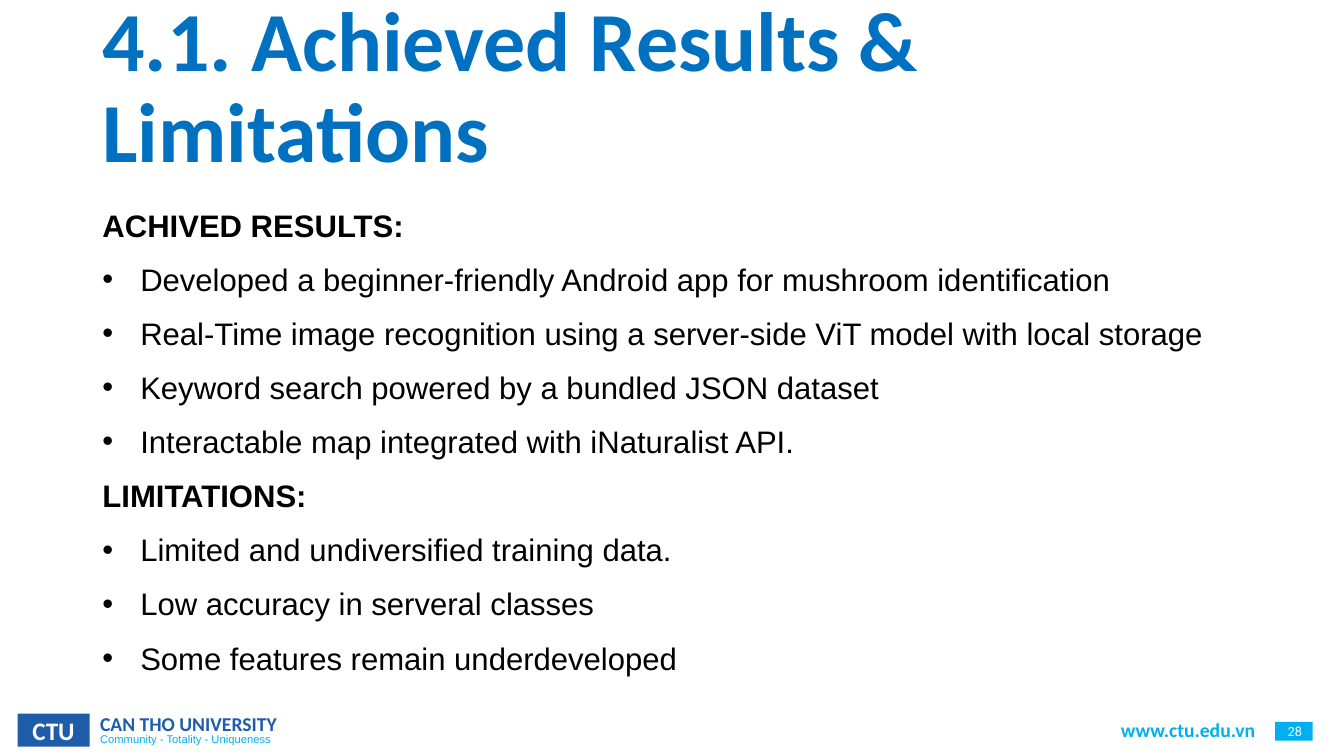
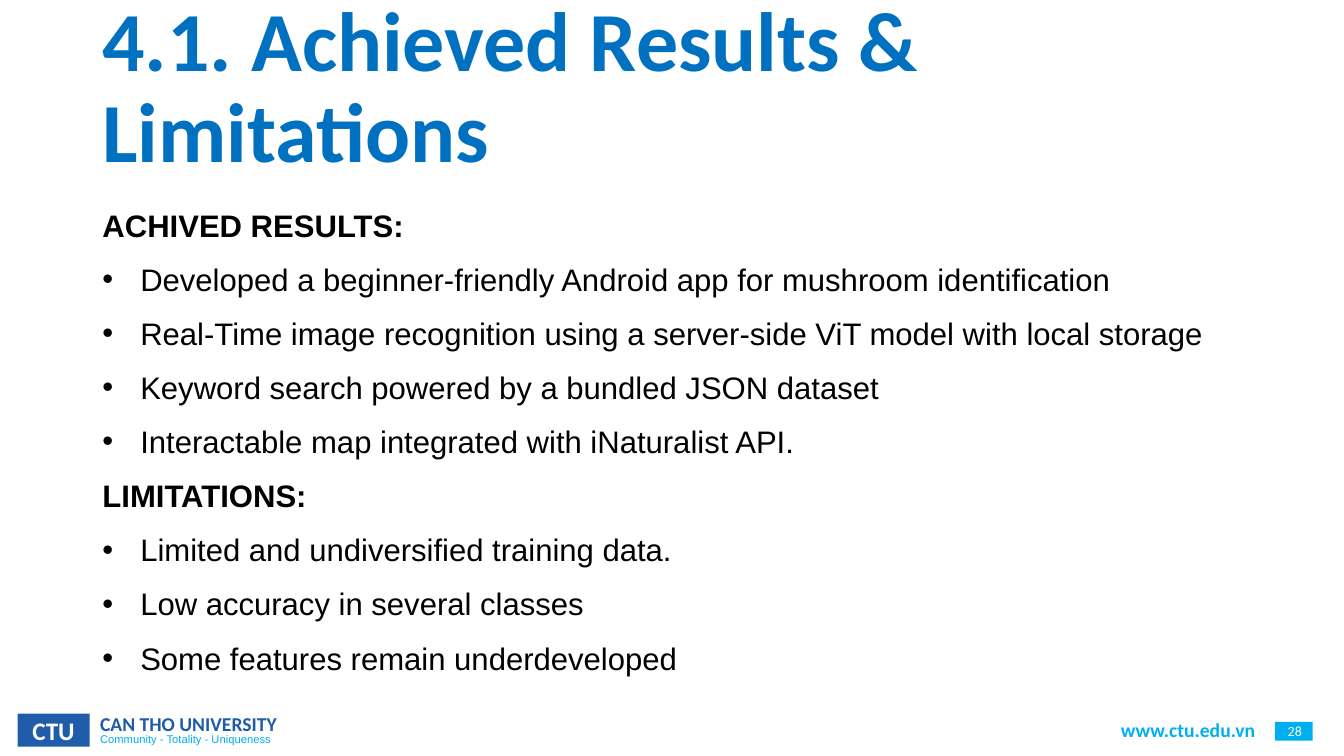
Before and after one commit to CommonHouseCat/fungiscan-mushroom-identifier, a slide deck: slide 28 of Báo cáo/GraduationThesis.pptx. Drawn at 1344x756 pixels with LibreOffice and Linux fonts; fonts in the diff are those of the drawing; background and template pictures are left out. Boxes give left, top, right and bottom in pixels: in the first picture for what was removed or moved away, otherwise in the second. Text is boxed around its words. In the diff, an @@ line names an element or a change of style, - is before the commit and + after.

```diff
--- a/Báo cáo/GraduationThesis.pptx
+++ b/Báo cáo/GraduationThesis.pptx
@@ text at (140,592,584,622): text changed @@
-• Low accuracy in serveral classes
+• Low accuracy in several classes
```
Also in this commit, not shown: 8 other files.
